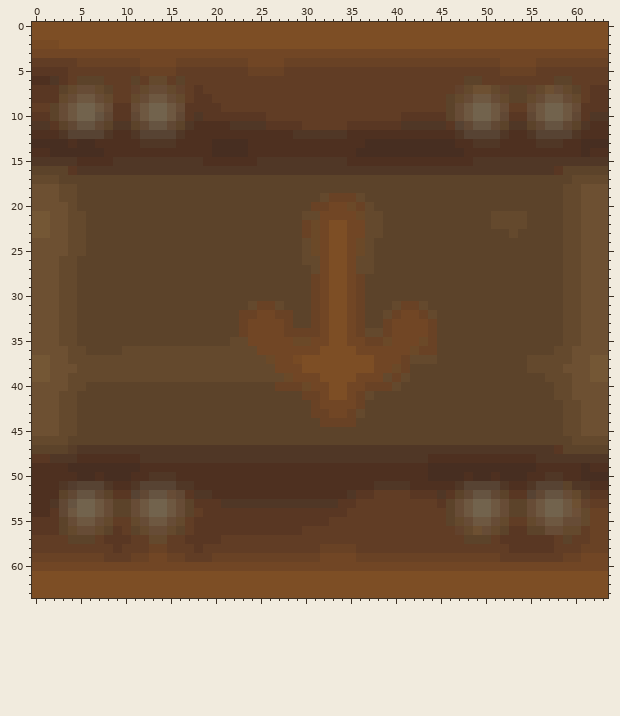
Two states of a pixel-art sprite, Assets/textures/box.png. Above: the version before the commit.
The file is 64x64 pixels. Colours within 5 levels of each other are drawn and written as one.
After the commit:
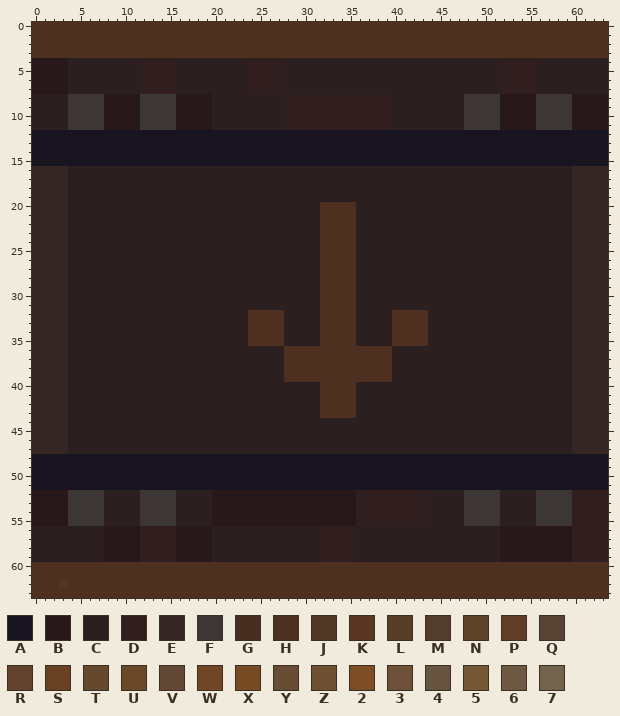
Palette (. is transparent): A #181520  B #28181b  C #2b201f  D #311e1e  E #342622  F #3c3734  G #472e21  H #4e3020  J #503726  K #593723  L #573d28  M #533d2e  N #5c432a  P #613d25  Q #574333  R #62422c  S #694225  T #64492d  U #6b4928  V #614834  W #714625  X #774a24  Y #674c36  Z #6d5032  2 #7d4e25  3 #6d5038  4 #665441  5 #745735  6 #6e5841  7 #72634d
The edit:
Changed rows in their new state; - is an unchanged pixel.
first column x 0:
 0 HHHHHHHHHHHHHHHHHHHHHHHHHHHHHHHHHHHHHHHHHHHHHHHHHHHHHHHHHHHHHHHH
 1 HHHHHHHHHHHHHHHHHHHHHHHHHHHHHHHHHHHHHHHHHHHHHHHHHHHHHHHHHHHHHHHH
 2 HHHHHHHHHHHHHHHHHHHHHHHHHHHHHHHHHHHHHHHHHHHHHHHHHHHHHHHHHHHHHHHH
 3 HHHHHHHHHHHHHHHHHHHHHHHHHHHHHHHHHHHHHHHHHHHHHHHHHHHHHHHHHHHHHHHH
 4 BBBBCCCCCCCCDDDDCCCCCCCCDDDDCCCCCCCCCCCCCCCCCCCCCCCCDDDDCCCCCCCC
 5 BBBBCCCCCCCCDDDDCCCCCCCCDDDDCCCCCCCCCCCCCCCCCCCCCCCCDDDDCCCCCCCC
 6 BBBBCCCCCCCCDDDDCCCCCCCCDDDDCCCCCCCCCCCCCCCCCCCCCCCCDDDDCCCCCCCC
 7 BBBBCCCCCCCCDDDDCCCCCCCCDDDDCCCCCCCCCCCCCCCCCCCCCCCCDDDDCCCCCCCC
 8 CCCCFFFFBBBBFFFFBBBBCCCCCCCCDDDDDDDDDDDDCCCCCCCCFFFFBBBBFFFFBBBB
 9 CCCCFFFFBBBBFFFFBBBBCCCCCCCCDDDDDDDDDDDDCCCCCCCCFFFFBBBBFFFFBBBB
10 CCCCFFFFBBBBFFFFBBBBCCCCCCCCDDDDDDDDDDDDCCCCCCCCFFFFBBBBFFFFBBBB
11 CCCCFFFFBBBBFFFFBBBBCCCCCCCCDDDDDDDDDDDDCCCCCCCCFFFFBBBBFFFFBBBB
12 AAAAAAAAAAAAAAAAAAAAAAAAAAAAAAAAAAAAAAAAAAAAAAAAAAAAAAAAAAAAAAAA
13 AAAAAAAAAAAAAAAAAAAAAAAAAAAAAAAAAAAAAAAAAAAAAAAAAAAAAAAAAAAAAAAA
14 AAAAAAAAAAAAAAAAAAAAAAAAAAAAAAAAAAAAAAAAAAAAAAAAAAAAAAAAAAAAAAAA
15 AAAAAAAAAAAAAAAAAAAAAAAAAAAAAAAAAAAAAAAAAAAAAAAAAAAAAAAAAAAAAAAA
16 EEEECCCCCCCCCCCCCCCCCCCCCCCCCCCCCCCCCCCCCCCCCCCCCCCCCCCCCCCCEEEE
17 EEEECCCCCCCCCCCCCCCCCCCCCCCCCCCCCCCCCCCCCCCCCCCCCCCCCCCCCCCCEEEE
18 EEEECCCCCCCCCCCCCCCCCCCCCCCCCCCCCCCCCCCCCCCCCCCCCCCCCCCCCCCCEEEE
19 EEEECCCCCCCCCCCCCCCCCCCCCCCCCCCCCCCCCCCCCCCCCCCCCCCCCCCCCCCCEEEE
20 EEEECCCCCCCCCCCCCCCCCCCCCCCCCCCCHHHHCCCCCCCCCCCCCCCCCCCCCCCCEEEE
21 EEEECCCCCCCCCCCCCCCCCCCCCCCCCCCCHHHHCCCCCCCCCCCCCCCCCCCCCCCCEEEE
22 EEEECCCCCCCCCCCCCCCCCCCCCCCCCCCCHHHHCCCCCCCCCCCCCCCCCCCCCCCCEEEE
23 EEEECCCCCCCCCCCCCCCCCCCCCCCCCCCCHHHHCCCCCCCCCCCCCCCCCCCCCCCCEEEE
24 EEEECCCCCCCCCCCCCCCCCCCCCCCCCCCCHHHHCCCCCCCCCCCCCCCCCCCCCCCCEEEE
25 EEEECCCCCCCCCCCCCCCCCCCCCCCCCCCCHHHHCCCCCCCCCCCCCCCCCCCCCCCCEEEE
26 EEEECCCCCCCCCCCCCCCCCCCCCCCCCCCCHHHHCCCCCCCCCCCCCCCCCCCCCCCCEEEE
27 EEEECCCCCCCCCCCCCCCCCCCCCCCCCCCCHHHHCCCCCCCCCCCCCCCCCCCCCCCCEEEE
28 EEEECCCCCCCCCCCCCCCCCCCCCCCCCCCCHHHHCCCCCCCCCCCCCCCCCCCCCCCCEEEE
29 EEEECCCCCCCCCCCCCCCCCCCCCCCCCCCCHHHHCCCCCCCCCCCCCCCCCCCCCCCCEEEE
30 EEEECCCCCCCCCCCCCCCCCCCCCCCCCCCCHHHHCCCCCCCCCCCCCCCCCCCCCCCCEEEE
31 EEEECCCCCCCCCCCCCCCCCCCCCCCCCCCCHHHHCCCCCCCCCCCCCCCCCCCCCCCCEEEE
32 EEEECCCCCCCCCCCCCCCCCCCCHHHHCCCCHHHHCCCCHHHHCCCCCCCCCCCCCCCCEEEE
33 EEEECCCCCCCCCCCCCCCCCCCCHHHHCCCCHHHHCCCCHHHHCCCCCCCCCCCCCCCCEEEE
34 EEEECCCCCCCCCCCCCCCCCCCCHHHHCCCCHHHHCCCCHHHHCCCCCCCCCCCCCCCCEEEE
35 EEEECCCCCCCCCCCCCCCCCCCCHHHHCCCCHHHHCCCCHHHHCCCCCCCCCCCCCCCCEEEE
36 EEEECCCCCCCCCCCCCCCCCCCCCCCCHHHHHHHHHHHHCCCCCCCCCCCCCCCCCCCCEEEE
37 EEEECCCCCCCCCCCCCCCCCCCCCCCCHHHHHHHHHHHHCCCCCCCCCCCCCCCCCCCCEEEE
38 EEEECCCCCCCCCCCCCCCCCCCCCCCCHHHHHHHHHHHHCCCCCCCCCCCCCCCCCCCCEEEE
39 EEEECCCCCCCCCCCCCCCCCCCCCCCCHHHHHHHHHHHHCCCCCCCCCCCCCCCCCCCCEEEE
40 EEEECCCCCCCCCCCCCCCCCCCCCCCCCCCCHHHHCCCCCCCCCCCCCCCCCCCCCCCCEEEE
41 EEEECCCCCCCCCCCCCCCCCCCCCCCCCCCCHHHHCCCCCCCCCCCCCCCCCCCCCCCCEEEE
42 EEEECCCCCCCCCCCCCCCCCCCCCCCCCCCCHHHHCCCCCCCCCCCCCCCCCCCCCCCCEEEE
43 EEEECCCCCCCCCCCCCCCCCCCCCCCCCCCCHHHHCCCCCCCCCCCCCCCCCCCCCCCCEEEE
44 EEEECCCCCCCCCCCCCCCCCCCCCCCCCCCCCCCCCCCCCCCCCCCCCCCCCCCCCCCCEEEE
45 EEEECCCCCCCCCCCCCCCCCCCCCCCCCCCCCCCCCCCCCCCCCCCCCCCCCCCCCCCCEEEE
46 EEEECCCCCCCCCCCCCCCCCCCCCCCCCCCCCCCCCCCCCCCCCCCCCCCCCCCCCCCCEEEE
47 EEEECCCCCCCCCCCCCCCCCCCCCCCCCCCCCCCCCCCCCCCCCCCCCCCCCCCCCCCCEEEE
48 AAAAAAAAAAAAAAAAAAAAAAAAAAAAAAAAAAAAAAAAAAAAAAAAAAAAAAAAAAAAAAAA
49 AAAAAAAAAAAAAAAAAAAAAAAAAAAAAAAAAAAAAAAAAAAAAAAAAAAAAAAAAAAAAAAA
50 AAAAAAAAAAAAAAAAAAAAAAAAAAAAAAAAAAAAAAAAAAAAAAAAAAAAAAAAAAAAAAAA
51 AAAAAAAAAAAAAAAAAAAAAAAAAAAAAAAAAAAAAAAAAAAAAAAAAAAAAAAAAAAAAAAA
52 BBBBFFFFCCCCFFFFCCCCBBBBBBBBBBBBBBBBDDDDDDDDCCCCFFFFCCCCFFFFDDDD
53 BBBBFFFFCCCCFFFFCCCCBBBBBBBBBBBBBBBBDDDDDDDDCCCCFFFFCCCCFFFFDDDD
54 BBBBFFFFCCCCFFFFCCCCBBBBBBBBBBBBBBBBDDDDDDDDCCCCFFFFCCCCFFFFDDDD
55 BBBBFFFFCCCCFFFFCCCCBBBBBBBBBBBBBBBBDDDDDDDDCCCCFFFFCCCCFFFFDDDD
56 CCCCCCCCBBBBDDDDBBBBCCCCCCCCCCCCDDDDCCCCCCCCCCCCCCCCBBBBBBBBDDDD
57 CCCCCCCCBBBBDDDDBBBBCCCCCCCCCCCCDDDDCCCCCCCCCCCCCCCCBBBBBBBBDDDD
58 CCCCCCCCBBBBDDDDBBBBCCCCCCCCCCCCDDDDCCCCCCCCCCCCCCCCBBBBBBBBDDDD
59 CCCCCCCCBBBBDDDDBBBBCCCCCCCCCCCCDDDDCCCCCCCCCCCCCCCCBBBBBBBBDDDD
60 HHHHHHHHHHHHHHHHHHHHHHHHHHHHHHHHHHHHHHHHHHHHHHHHHHHHHHHHHHHHHHHH
61 HHHHHHHHHHHHHHHHHHHHHHHHHHHHHHHHHHHHHHHHHHHHHHHHHHHHHHHHHHHHHHHH
62 HHHJHHHHHHHHHHHHHHHHHHHHHHHHHHHHHHHHHHHHHHHHHHHHHHHHHHHHHHHHHHHH
63 HHHHHHHHHHHHHHHHHHHHHHHHHHHHHHHHHHHHHHHHHHHHHHHHHHHHHHHHHHHHHHHH
Boxes around the changes in both pictures, in picture pixels (x1, y1, x2, y2):
changed: (32, 22, 608, 598)
